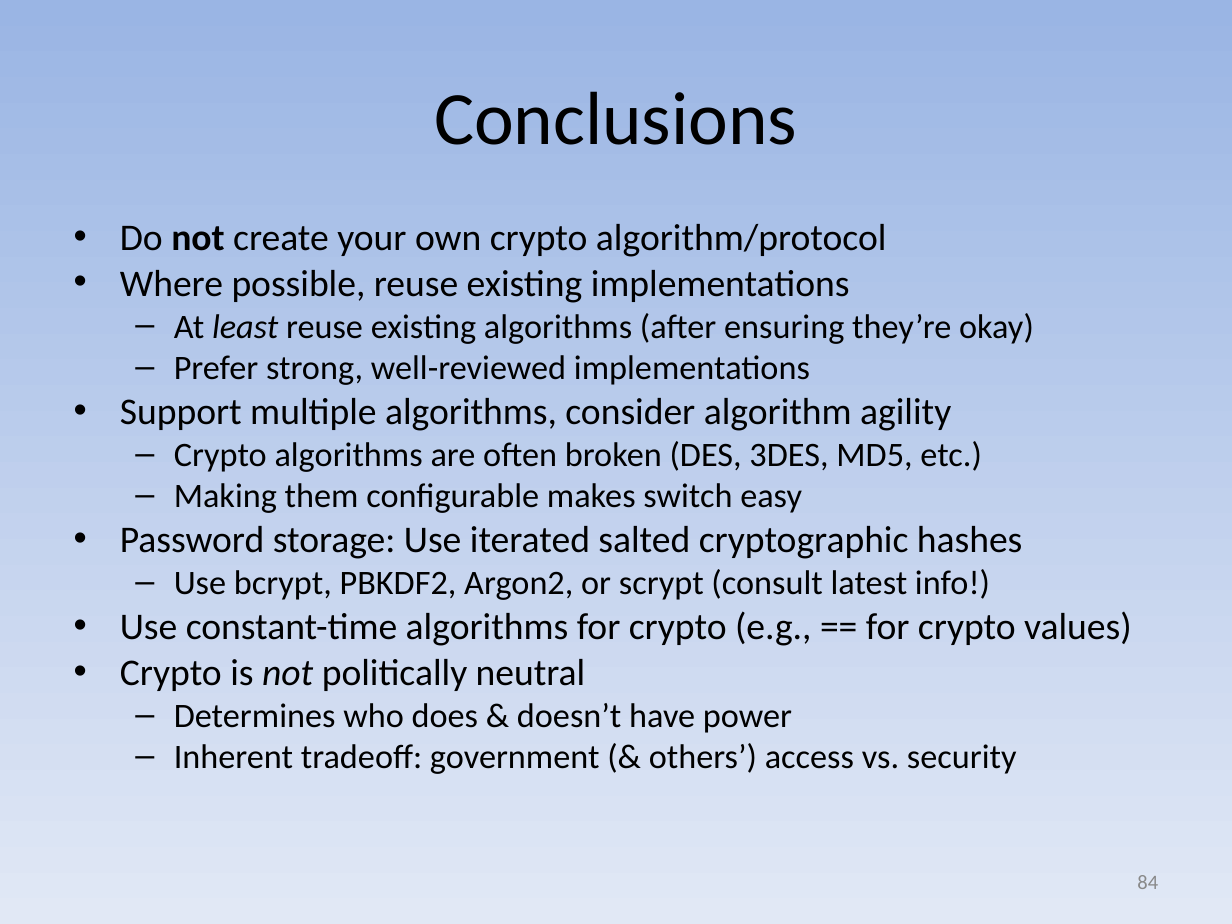
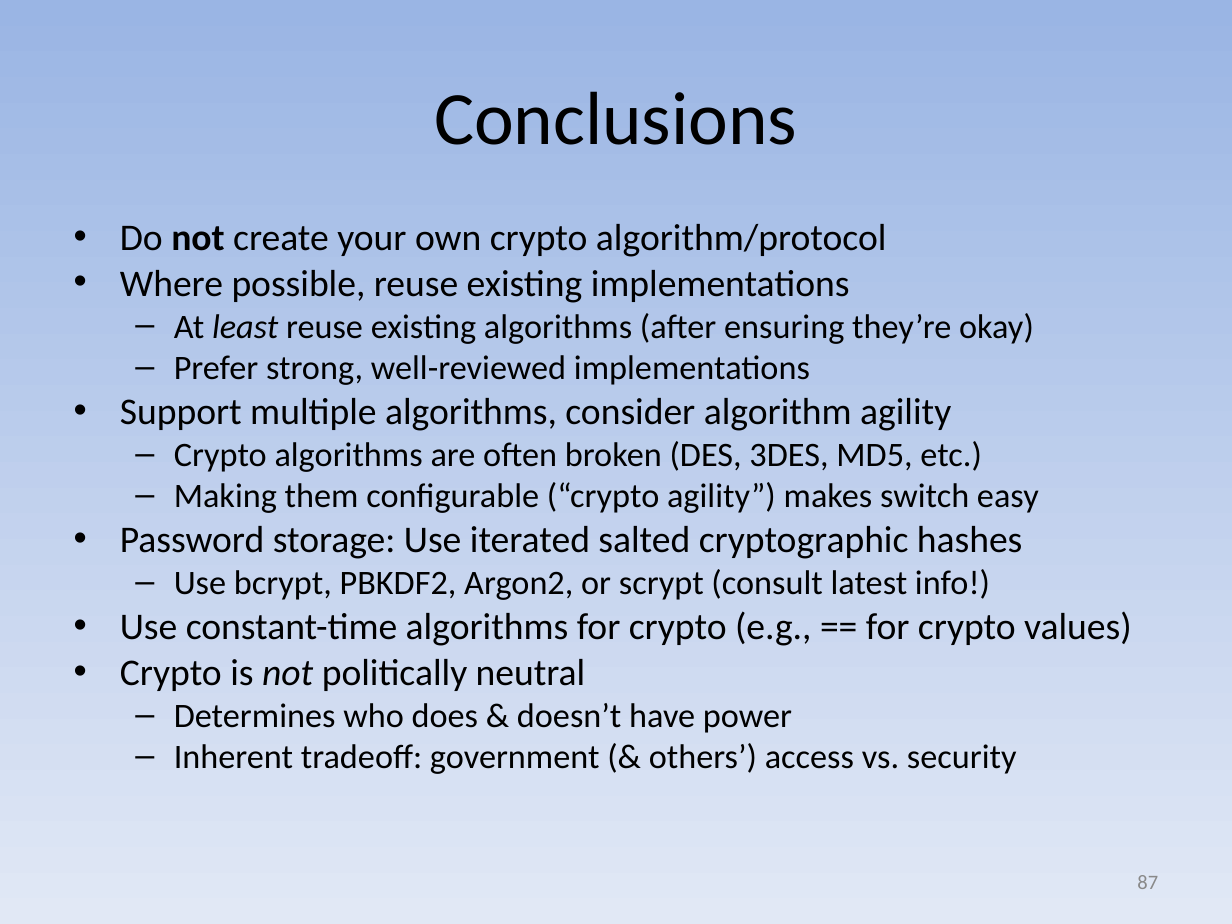
Before and after one commit to david-a-wheeler/david-a-wheeler.github.io, a slide deck: slide 87 of secure-class/presentations/Secure-Software-7-Cryptography.ppt (slide 84 before the commit). Drawn at 1232x924 pixels with LibreOffice and Linux fonts; fonts in the diff are those of the drawing. Boxes give left, top, right and bottom in pixels: in the first picture for what was removed or moved away, otherwise in the second. Text is boxed around its words. In the diff, an @@ line names an element or a change of style, - is before the commit and + after.

Commit message:
Update Crypto slides

```diff
--- a/secure-class/presentations/Secure-Software-7-Cryptography.ppt
+++ b/secure-class/presentations/Secure-Software-7-Cryptography.ppt
@@ text at box(174, 482, 1039, 513): text changed @@
-  – Making them configurable makes switch easy
+  – Making them configurable (“crypto agility”) makes switch easy
@@ page number at box(1137, 875, 1158, 889): text changed @@
-84
+87
```
Also in this commit, not shown: 8 other slides changed, 3 slides added, 1 other file.
